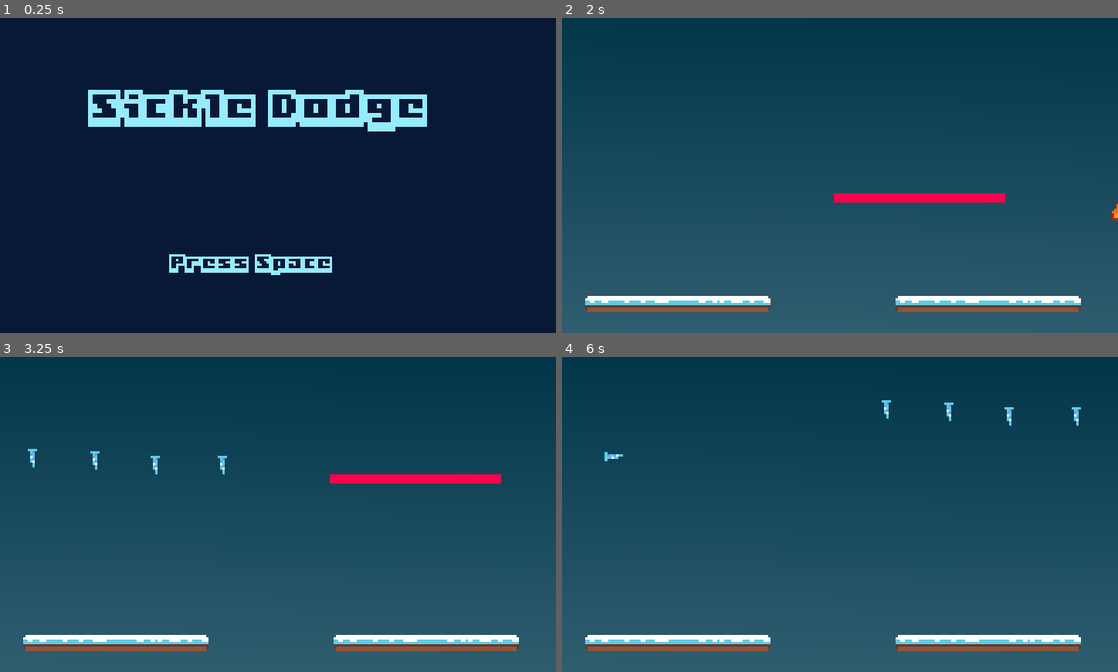
Above: before the commit, frames 1-4 (two rows, left to right).
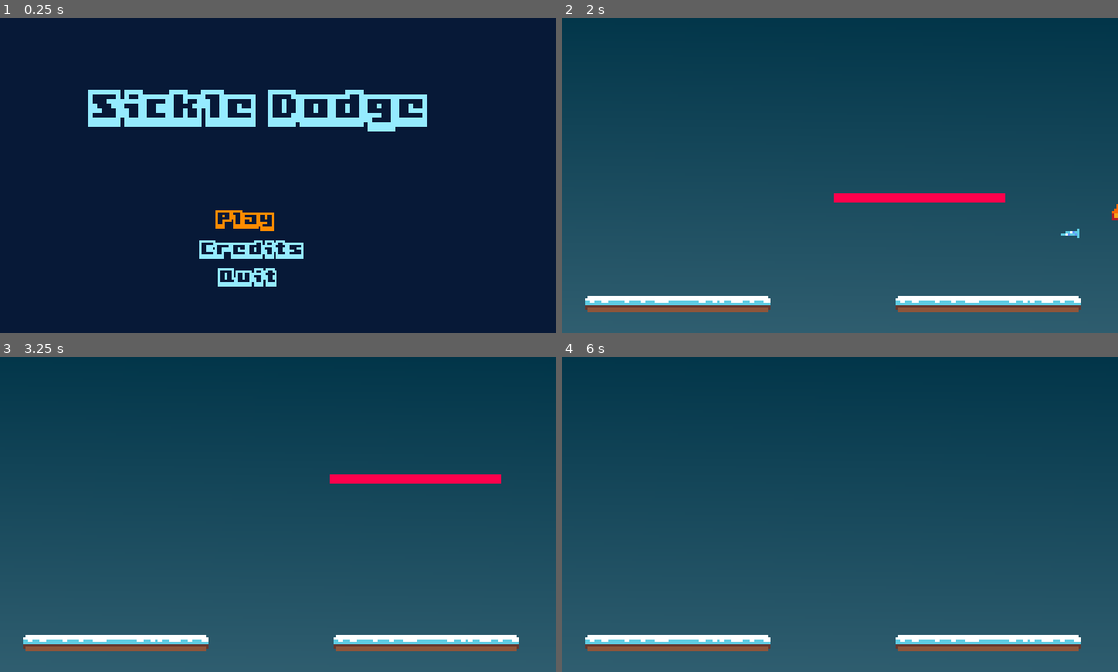
Above: after the commit, the same moments.

Repository: sugarvoid/winter-break-jam
Game: Godot game, scene res://game/menu/title_menu.tscn
Two runs of this game, one before a commit and one after it. Both use one fixed random seed, a clock stepped at 60 frames per second and the inputs below.
Inputs:
- Up to frame 1 (0.25 s): no input
- Up to frame 2 (2 s): tap Space (dash) at 0.5 s; hold D (move_right) from 0.53 s (still down); tap Enter (ui_accept) at 0.6, 1.55 s; tap W (jump) at 0.77, 0.8, 1.07, 1.35, 1.52, 1.82 s
- Up to frame 3 (3.25 s): release D (move_right) at 2.03 s; hold A (move_left) 2.03-2.78 s; tap Space (dash) at 2.1 s; tap W (jump) at 2.3, 3.02 s; hold D (move_right) from 2.78 s (still down); tap Enter (ui_accept) at 2.85 s
- Up to frame 4 (6 s): tap W (jump) at 3.32, 3.77, 3.8, 4.07, 4.35, 4.52, 4.82, 5.3 s; tap Enter (ui_accept) at 3.6, 4.55, 5.85 s; tap Escape (ui_cancel) at 4.15 s; release D (move_right) at 4.28 s; hold A (move_left) 4.28-5.03 s; hold D (move_right) 5.03-5.78 s; tap Space (dash) at 5.1 s; hold A (move_left) from 5.78 s (still down)

The runs differ from the first frame. In frame 1, 2.0% of the frame differs, in the area x 30-60%, y 61-86%; in frame 2, less than 0.1%; in frame 3, 0.2%; in frame 4, 0.2%.

Commit message:
Add better title menu

Diff:
--- a/game/game.gd
+++ b/game/game.gd
@@ -16,10 +16,11 @@
 
 func _ready():
 	_connection_child_signals()
-	_start_level()
+
 	static_platform_left.is_frozen = true
 	static_platform_right.is_frozen = true
 	start_delay_timer.start(3)
+	_start_level()
 
 func _spawn_player() -> void:
 	pass
@@ -28,8 +29,9 @@
 	pass
 
 func _start_level() -> void:
-	self.gamer_timer.start(1)
-	self.hazard_manager.start_timers()
+	if !is_game_over: # Prevents chrashing if player jumps of level before game startss
+		self.gamer_timer.start(1)
+		self.hazard_manager.start_timers()
 
 
 func _respawn_player(_body: Node) -> void:
@@ -48,6 +50,7 @@
 func _remove_hazards() -> void:
 	self.is_game_over = true
 	self.call_deferred("remove_child", $HazardManager)# remove_child($HazardManager)
+	$HazardManager.queue_free()
 
 func _connection_child_signals() -> void:
 	self.start_delay_timer.connect("timeout", self, "_start_level")
@@ -60,4 +63,5 @@
 
 func _game_over():
 	# Play gameover sound
+	_remove_hazards()
 	print('gameover')
--- a/game/manager/hazard_manager/hazard_manager.gd
+++ b/game/manager/hazard_manager/hazard_manager.gd
@@ -14,8 +14,8 @@
 const p_SWLeftTop: PackedScene = preload("res://game/danger_object/wave/sickle_wave_left_top.tscn")
 const p_SWLeftBottom: PackedScene = preload("res://game/danger_object/wave/sickle_wave_left_bottom.tscn")
 
-var left_timer: int = 5
-var right_timer: int = 8
+var left_timer: int = 2
+var right_timer: int = 1
 
 func _ready():
 	single_sickle_left_timer.connect("timeout", self, "_on_left_timeout")
--- a/game/menu/title_menu.gd
+++ b/game/menu/title_menu.gd
@@ -1,9 +1,55 @@
 extends Control
+
+const DEFAULT_COLOR: Color = Color("96ecff")
+
+var selected_option: int = 0
+var is_credits_showing: bool = false
 
 
 func _ready():
-	pass
+	_highlight_selected_option()
 
 func _input(event):
-	if Input.is_action_just_released("ui_accept"):
-		get_tree().change_scene("res://game/game.tscn")
+	if !is_credits_showing:
+		if Input.is_action_just_released("ui_accept"):
+			_make_selection(self.selected_option)
+			print(selected_option)
+			# get_tree().change_scene("res://game/game.tscn")
+		if Input.is_action_just_pressed("ui_up"):
+			_move_up()
+			_highlight_selected_option()
+		if Input.is_action_just_pressed("ui_down"):
+			_move_down()
+			_highlight_selected_option()
+	else:
+		if Input.is_action_just_pressed("ui_cancel"):
+			# Hid Credits
+			pass
+
+func _make_selection(n: int) -> void:
+	match(n):
+		0:
+			get_tree().change_scene("res://game/game.tscn")
+		1:
+			# Show Credits
+			pass
+		2:
+			get_tree().quit()
+
+func _move_up() -> void:
+	if selected_option == 0:
+		selected_option = 2
+	else:
+		selected_option -= 1
+
+func _move_down() -> void:
+	if selected_option == 2:
+		selected_option = 0
+	else:
+		selected_option += 1
+
+func _highlight_selected_option() -> void:
+	for l in $Options.get_children():
+		l.set("custom_colors/font_color", DEFAULT_COLOR)
+
+	$Options.get_child(self.selected_option).set("custom_colors/font_color", Color.darkorange)
--- a/game/menu/title_menu.tscn
+++ b/game/menu/title_menu.tscn
@@ -28,12 +28,54 @@
 custom_fonts/font = SubResource( 1 )
 text = "Sickle Dodge"
 
-[node name="Label2" type="Label" parent="."]
-margin_left = 73.0
-margin_top = 102.0
-margin_right = 223.0
-margin_bottom = 120.0
+[node name="Options" type="Control" parent="."]
+
+[node name="Label2" type="Label" parent="Options"]
+margin_left = 93.0
+margin_top = 83.0
+margin_right = 243.0
+margin_bottom = 101.0
 rect_scale = Vector2( 0.5, 0.5 )
 custom_colors/font_color = Color( 0.588235, 0.92549, 1, 1 )
 custom_fonts/font = SubResource( 1 )
-text = "Press Space"
+text = "Play"
+
+[node name="Label3" type="Label" parent="Options"]
+margin_left = 86.0
+margin_top = 96.0
+margin_right = 236.0
+margin_bottom = 114.0
+rect_scale = Vector2( 0.5, 0.5 )
+custom_colors/font_color = Color( 0.588235, 0.92549, 1, 1 )
+custom_fonts/font = SubResource( 1 )
+text = "Credits"
+
+[node name="Label4" type="Label" parent="Options"]
+margin_left = 94.0
+margin_top = 108.0
+margin_right = 244.0
+margin_bottom = 126.0
+rect_scale = Vector2( 0.5, 0.5 )
+custom_colors/font_color = Color( 0.588235, 0.92549, 1, 1 )
+custom_fonts/font = SubResource( 1 )
+text = "Quit"
+
+[node name="Credits" type="Control" parent="."]
+visible = false
+margin_right = 240.0
+margin_bottom = 136.0
+
+[node name="ColorRect" type="ColorRect" parent="Credits"]
+margin_left = -8.0
+margin_top = -6.0
+margin_right = 66.0
+margin_bottom = 48.0
+rect_scale = Vector2( 3.4377, 2.81689 )
+color = Color( 0.0313726, 0.101961, 0.219608, 1 )
+
+[node name="Label" type="Label" parent="Credits/ColorRect"]
+margin_left = 13.381
+margin_top = 19.5251
+margin_right = 167.381
+margin_bottom = 119.525
+text = "Credits"
